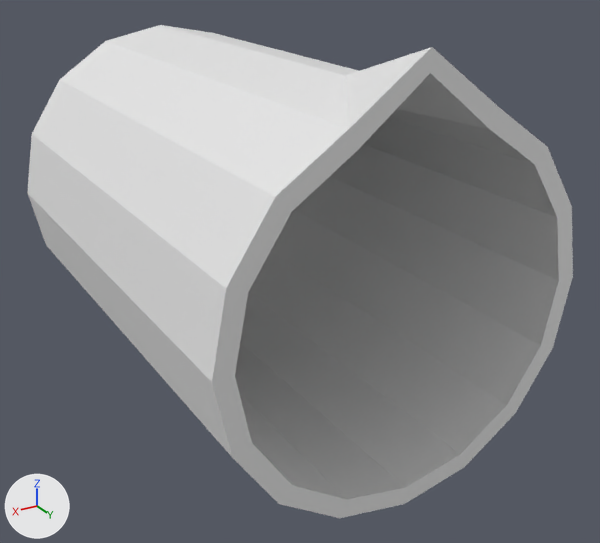
Two versions of the Blender file Assets/Models/beaker.blend, one commit apart.
One viewpoint serves both versions: a camera (50 mm lens) standing at (0.1076, 0.2794, 0.0838) and looking at (-0.0073, 0.0879, -0.012). Every picture has the same lights, and +X, +Y and +Z are marked at lower left.

Names of what the first picture shows: 'Beaker'.
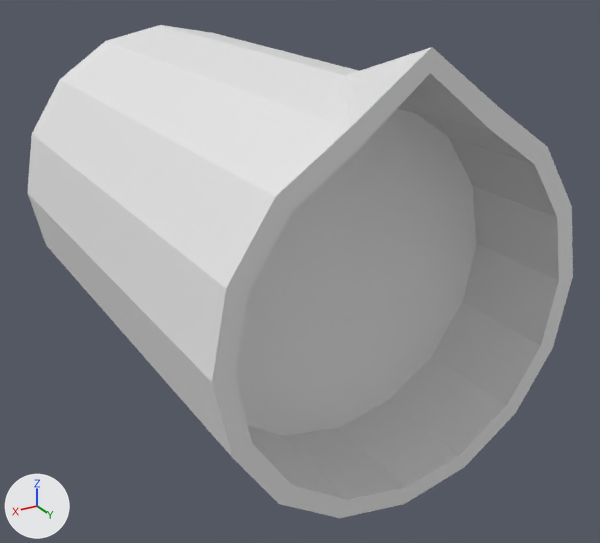
Where the newer file only moved an object's origin or applied its transform, the numbers keep the older frame.

Changed parts and their boxes [x1, y1, x2, y2] in the pictures (600 x 543 px):
'Liquid', shown
    after: [235, 109, 476, 436]

What the commit changed:
Object 'Liquid' (ob_liquid) is now shown.
